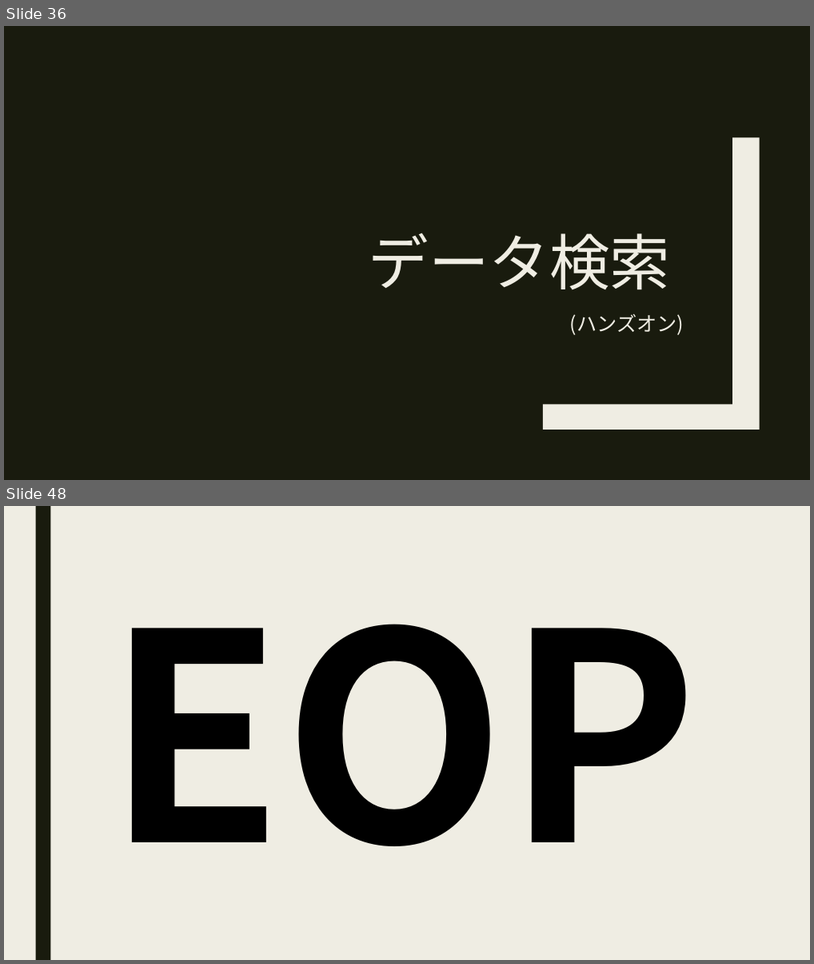
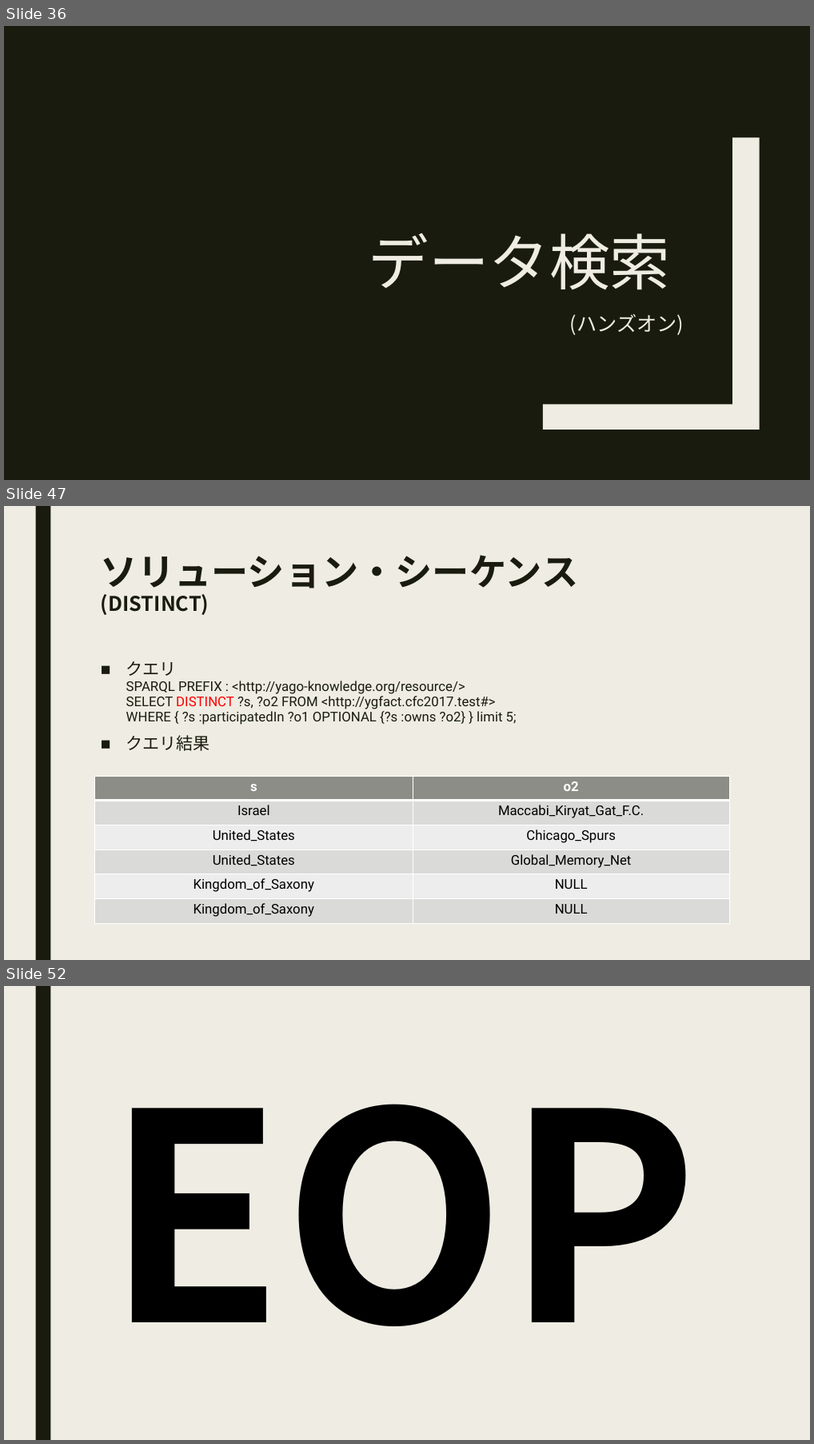
Before and after one commit to zambendorf/cfc2017aug, a slide deck: doc/cfc-20170805a.pptx. Shown one above the other, each under a label of ours: slides 36 and 48 before the commit, slides 36, 47 and 52 after it; the slides between them are not shown. The pictures are 814x964 and 814x1444 pixels, drawn with LibreOffice and Linux fonts; fonts in the diff are those of the drawing. Boxes give left, top, right and bottom in pixels: in the first picture for what was removed or moved away, otherwise in the second. Text is boxed around its words. In the diff, an @@ line names an element or a change of style, - is before the commit and + after.

```diff
--- a/doc/cfc-20170805a.pptx
+++ b/doc/cfc-20170805a.pptx
@@ slide 47 added at box(4, 506, 810, 960), background #EFEDE3; not listed: 1 template element that a slide beside it also shows @@
@@ title added at box(101, 555, 578, 615), 44 pt, text #191B0E, bold @@
+ソリューション・シーケンス
+(DISTINCT)
@@ text added at box(126, 661, 517, 751), 16 pt, text #191B0E @@
+■ クエリ
+  SPARQL PREFIX : <http://yago-knowledge.org/resource/>
+  SELECT DISTINCT ?s, ?o2 FROM <http://ygfact.cfc2017.test#>
+  WHERE { ?s :participatedIn ?o1 OPTIONAL {?s :owns ?o2} } limit 5;
+■ クエリ結果
@@ table added at box(94, 776, 730, 923), 6 rows, 2 columns @@
+s | o2
+Israel | Maccabi_Kiryat_Gat_F.C.
+United_States | Chicago_Spurs
+United_States | Global_Memory_Net
+Kingdom_of_Saxony | NULL
+Kingdom_of_Saxony | NULL
@@ what was slide 48 is now slide 52 @@
```
Also in this commit, not shown: 10 slides changed, 6 other slides added, 3 slides removed, 4 other files.
